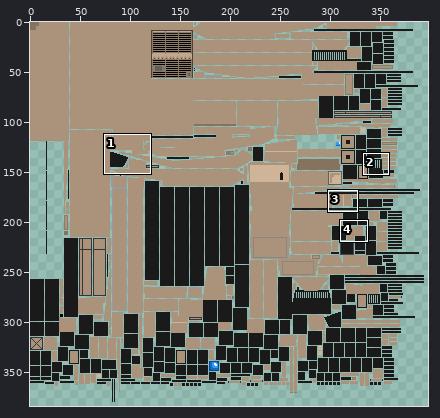
File history of a sprite sheet, doodle_tank_[R]/textures/entity/centurion_action_x.png. The first picture is a wide view before the edit; the outline marks the close-up.
Close-up. Before:
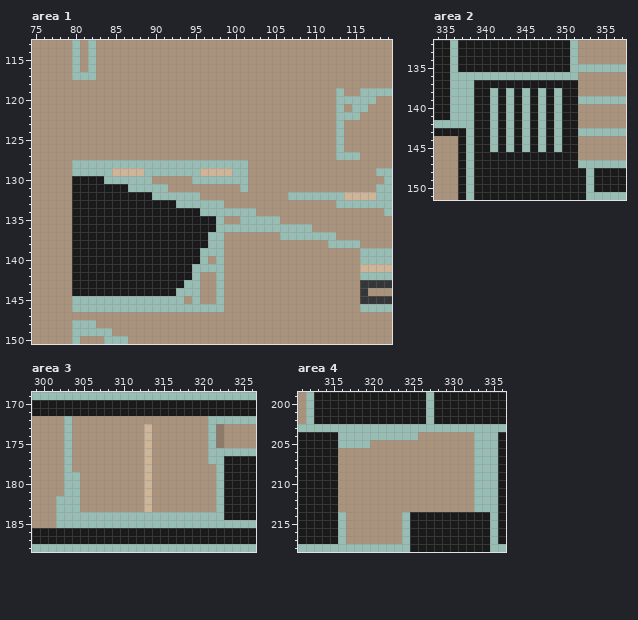
The file is 512x512 pixels. Colours within 5 levels of each other are drawn and written as one. Shown: area 1: x 75..119, y 113..150; area 2: x 334..357, y 132..151; area 3: x 299..326, y 169..188; area 4: x 311..336, y 199..218. The wide view leaves out empty margins. The commit also changed other parts of the picture, which this record leaves out.
After:
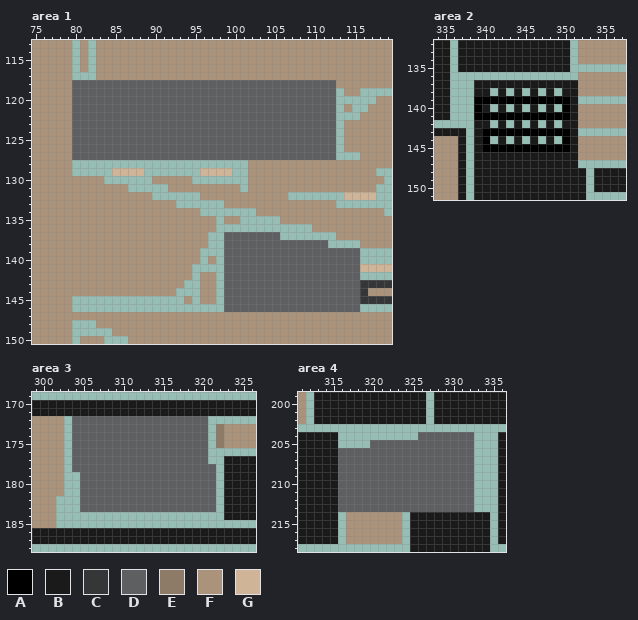
Palette (. is transparent): A #000000  B #1a1a1b  C #353637  D #5d5f60  E #8d7b68  F #ab937b  G #cfb498
Change:
Area 1:
Colour F gives way to colour D in rows 118 to 127 at x 80 to 112; in row 137 at x 99 to 105; in row 138 at x 99 to 111; in rows 139 to 146 at x 99 to 115.
Colour B gives way to colour F in row 130 at x 80 to 83; in row 131 at x 80 to 86; in row 132 at x 80 to 89; in row 133 at x 80 to 92; in row 134 at x 80 to 95; in rows 135 to 136 at x 80 to 97.
Colour B gives way to colour F in rows 137 to 138 at x 80 to 96; in rows 139 to 140 at x 80 to 95; in rows 141 to 142 at x 80 to 94; in row 143 at x 80 to 93; in row 144 at x 80 to 92.
Area 2:
The edit adds colour A in row 139 at x 341, 343, 345, 347 and 349; in row 141 at x 341, 343, 345, 347 and 349; in row 143 at x 341, 343, 345, 347 and 349; in row 145 at x 341, 343, 345, 347 and 349.
Colour B gives way to colour A in row 139 at x 339 to 340, 342, 344, 346, 348 and 350; in row 140 at x 339 and 350; in row 141 at x 339 to 340, 342, 344, 346, 348 and 350; in row 143 at x 340, 342, 344, 346, 348 and 350; in row 144 at x 340 and 350; in row 145 at x 340, 342, 344, 346, 348 and 350.
Area 3:
Colour F gives way to colour D in row 172 at x 304 to 320; in rows 173 to 177 at x 304 to 312 and 314 to 320; in row 178 at x 304 to 312 and 314 to 321; in rows 179 to 183 at x 305 to 312 and 314 to 321.
Colour G gives way to colour D in rows 173 to 183 at x 313.
Area 4:
Colour F gives way to colour D in row 204 at x 326 to 332; in row 205 at x 320 to 332; in rows 206 to 213 at x 316 to 332.
Pixel boxes of the changes (left, top, right, bottom) in both close-ups:
changed: (72, 80, 360, 312)
changed: (474, 96, 570, 152)
changed: (72, 416, 216, 512)
changed: (338, 432, 474, 512)
